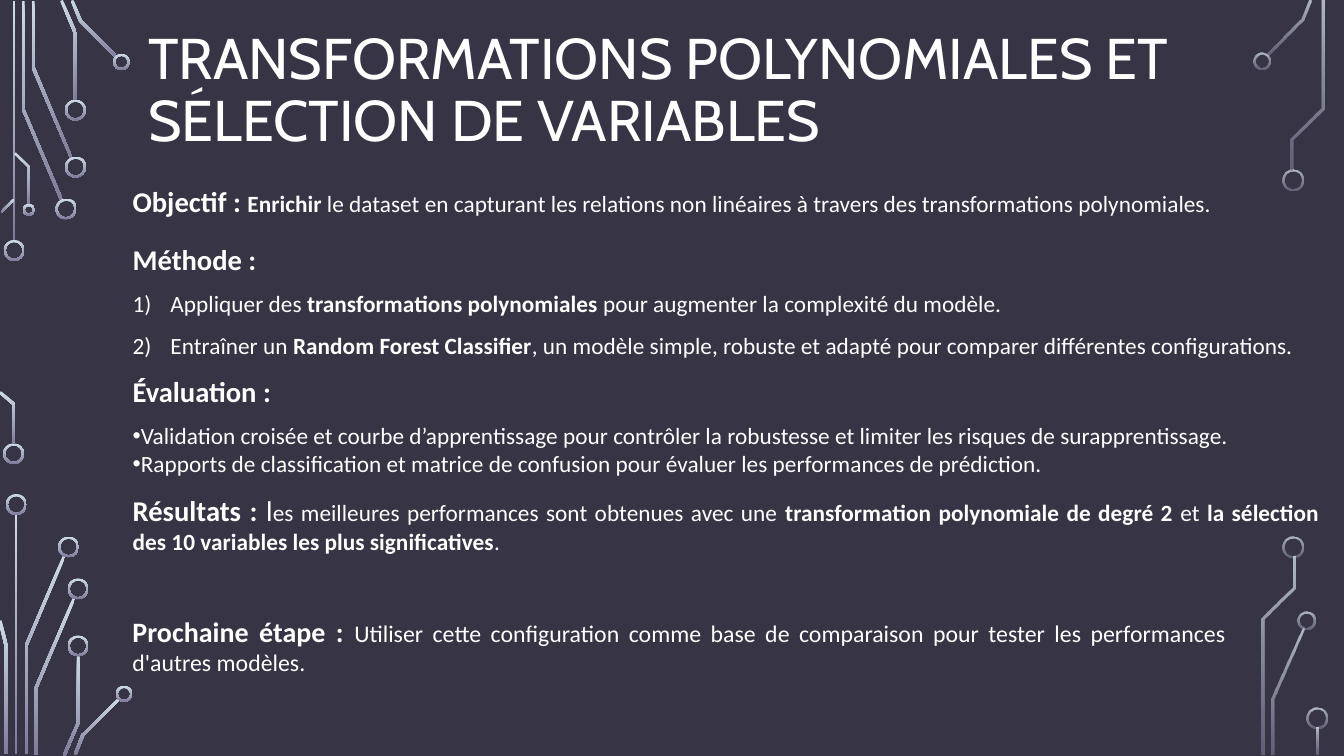
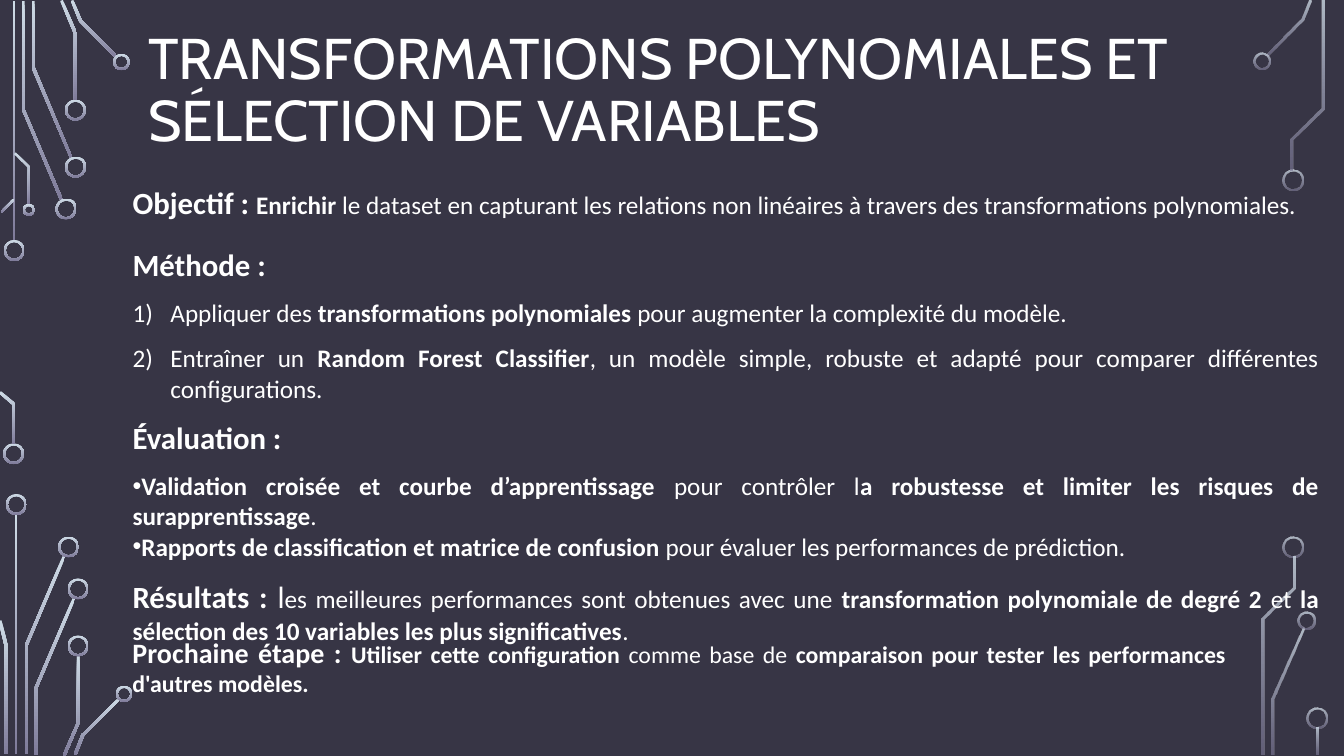
Before and after one commit to francoisvercellotti/application-detection-faux-billets, a slide deck: slide 11 of Vercellotti_François_3_support_presentation_092024.pptx. Drawn at 1344x756 pixels with LibreOffice and Linux fonts; fonts in the diff are those of the drawing; background and template pictures are left out. Boxes give left, top, right and bottom in pixels: in the first picture for what was removed or moved away, otherwise in the second. Text is boxed around its words. In the diff, an @@ line names an element or a change of style, - is before the commit and + after.

```diff
--- a/Vercellotti_François_3_support_presentation_092024.pptx
+++ b/Vercellotti_François_3_support_presentation_092024.pptx
@@ text "Objectif : Enrichir le dataset ..." at (133, 192, 1319, 615): size 20.4 to 22 pt in "Objectif :", "Méthode :", "Évaluation :", "Résultats : les"; size 16.6 to 18 pt; bold on in "Validation croisée et courbe d’apprentissage la robustesse ...", "Rapports de classification et matrice de confusion" @@
@@ text "Prochaine étape : Utiliser cette ...": place and size @@
-text "Prochaine étape : Utiliser cette ..." at (132, 622, 1226, 671)
+text "Prochaine étape : Utiliser cette ..." at (132, 643, 1225, 692)
@@ text "Prochaine étape : Utiliser cette ..." at (132, 643, 1225, 692): bold on in "Utiliser cette configuration comparaison pour tester les ..." @@
```
Also in this commit, not shown: 11 other slides changed, 12 other files.
